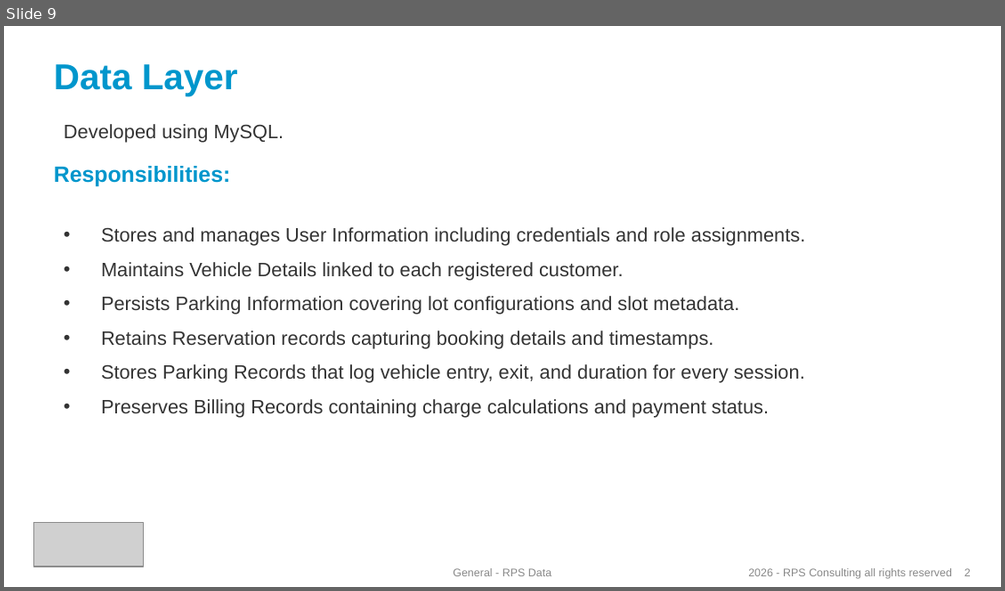
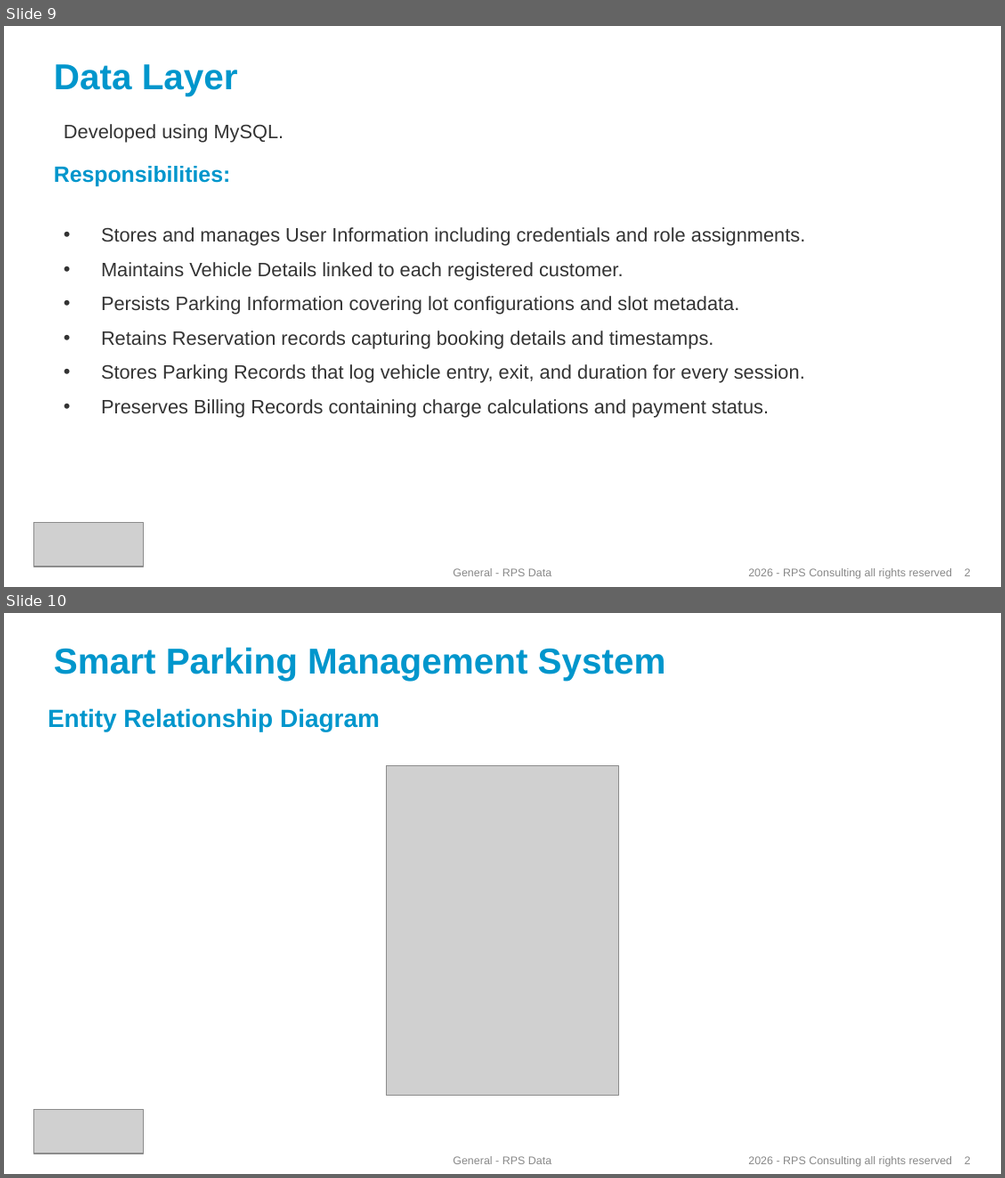
Before and after one commit to Mohammed-Althaf04/CapstoneProject, a slide deck: SmartParking_ppt.pptx. Shown one above the other, each under a label of ours: slide 9 before the commit, slides 9 and 10 after it. The pictures are 1005x591 and 1005x1178 pixels, drawn with LibreOffice and Linux fonts; fonts in the diff are those of the drawing; grey boxes stand for pictures. Boxes give left, top, right and bottom in pixels: in the first picture for what was removed or moved away, otherwise in the second. Text is boxed around its words. In the diff, an @@ line names an element or a change of style, - is before the commit and + after.

Commit message:
Add Entity Relationship Diagram slide to presentation

```diff
--- a/SmartParking_ppt.pptx
+++ b/SmartParking_ppt.pptx
@@ slide 10 added at <box>4,613,1001,1174</box>, background #FFFFFF @@
@@ text added at <box>54,647,666,681</box>, 26 pt, text #0096CC, bold @@
+Smart Parking Management System
@@ text added at <box>48,708,380,731</box>, 18 pt, text #0096CC, bold @@
+Entity Relationship Diagram
@@ picture added at <box>386,765,618,1094</box> @@
@@ picture added at <box>34,1110,144,1153</box> @@
@@ text added at <box>453,1156,551,1164</box>, 8 pt, text #888888 @@
+General - RPS Data
@@ text added at <box>748,1156,971,1167</box>, 8 pt, text #888888 @@
+2026 - RPS Consulting all rights reserved 2
```
